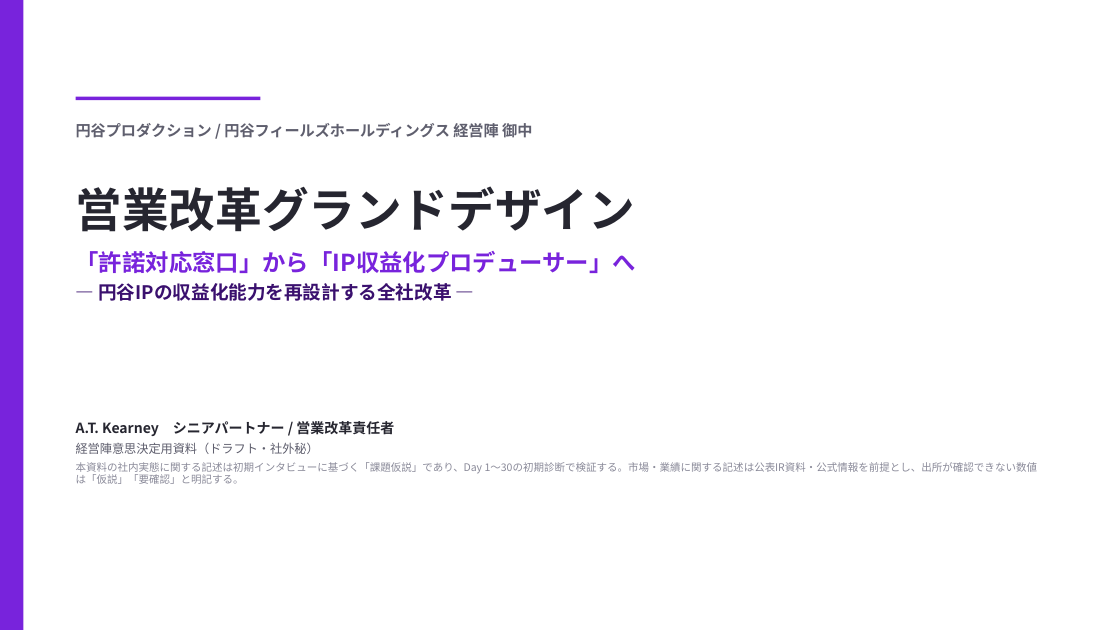
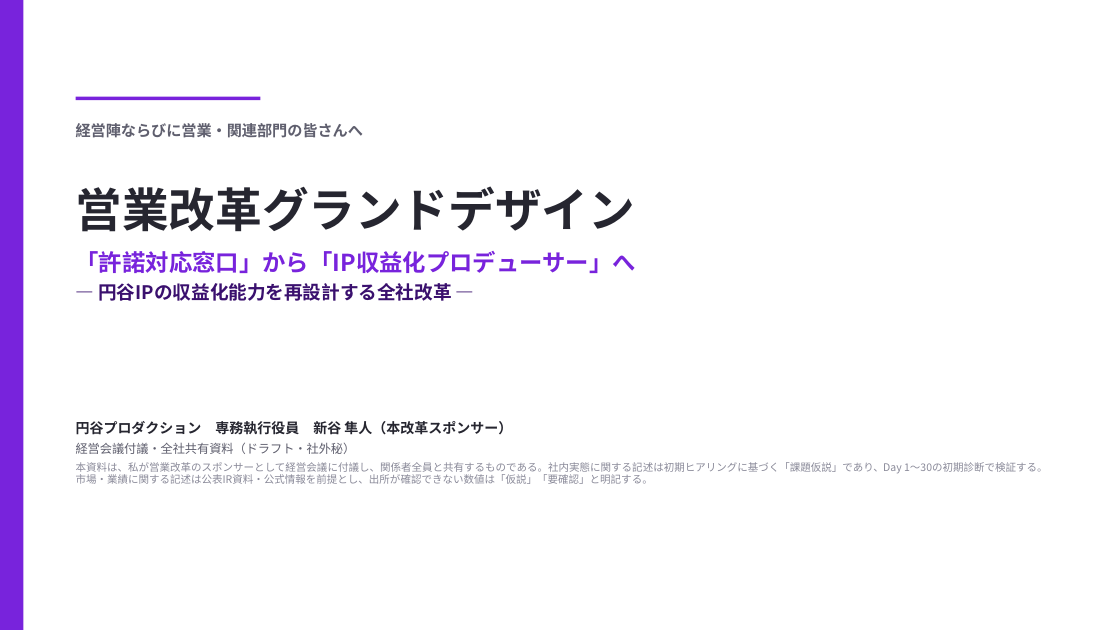
Before and after one commit to hayatoshintani-spe/kessho-lens, a slide deck: slide 1 of docs/営業改革グランドデザイン_円谷.pptx. Drawn at 1120x630 pixels with LibreOffice and Linux fonts; fonts in the diff are those of the drawing. Boxes give left, top, right and bottom in pixels: in the first picture for what was removed or moved away, otherwise in the second. Text is boxed around its words. In the diff, an @@ line names an element or a change of style, - is before the commit and + after.

```diff
--- a/docs/営業改革グランドデザイン_円谷.pptx
+++ b/docs/営業改革グランドデザイン_円谷.pptx
@@ text at box(76, 123, 363, 138): text changed @@
-円谷プロダクション / 円谷フィールズホールディングス 経営陣 御中
+経営陣ならびに営業・関連部門の皆さんへ
@@ text at box(76, 421, 1048, 484): text changed @@
-A.T. Kearney シニアパートナー / 営業改革責任者
-経営陣意思決定用資料（ドラフト・社外秘）
-本資料の社内実態に関する記述は初期インタビューに基づく「課題仮説」であり、Day 1〜30の初期診断で検証する。市場・業績に関する記述は公表IR資料・公式情報を前提とし、出所が確認できない数値は「仮説」「要確認」と明記する。
+円谷プロダクション 専務執行役員 新谷 隼人（本改革スポンサー）
+経営会議付議・全社共有資料（ドラフト・社外秘）
+本資料は、私が営業改革のスポンサーとして経営会議に付議し、関係者全員と共有するものである。社内実態に関する記述は初期ヒアリングに基づく「課題仮説」であり、Day 1〜30の初期診断で検証する。市場・業績に関する記述は公表IR資料・公式情報を前提とし、出所が確認できない数値は「仮説」「要確認」と明記する。
```
Also in this commit, not shown: 26 other slides changed, 1 other file.
